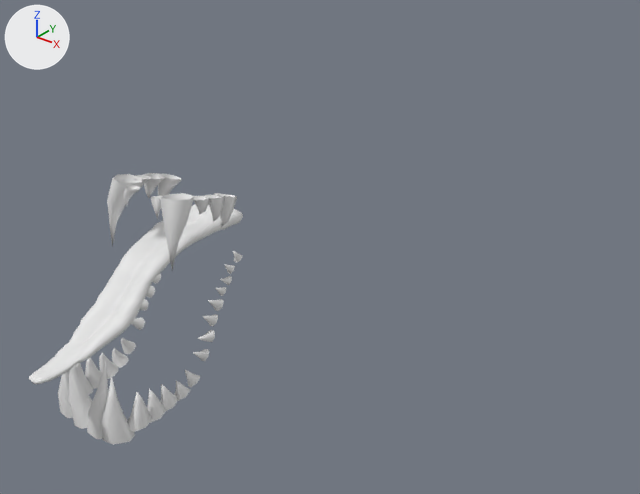
Before and after pictures for a commit that changed the FBX model Content/tartakanimated/tartakanimated.fbx.
One viewpoint serves both versions: a 50 mm lens placed at (54.5, -26.1, 25.7), pointed at (29.7, 4.8, 6.5). The axes (+X, +Y, +Z) are drawn at upper left. The lights are the same throughout.

The scene before the commit, as lines of its bpy script (objects in view):
```python
me_cube_045 = bpy.data.meshes.new('Cube.045')
me_cube_045.from_pydata(...)  # 3528 vertices, 3486 faces; spans x 22.47..27.75, y -9.19..2.82, z -0.18..10.64
ob_cube_048 = bpy.data.objects.new('Cube.048', me_cube_045)
ob_cube_048.location = (0.0, 0.0, 0.0)
```
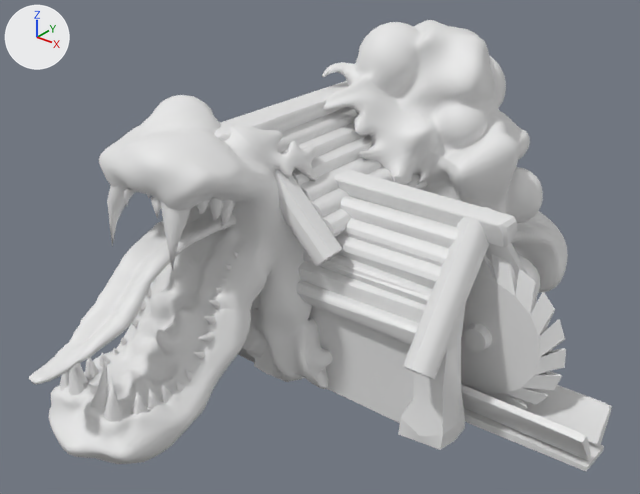
Changed parts and their boxes (x1, y1, x2, y2) in the pictures (640 x 494 px):
'mieskoremeshed.003', added
    after: (49, 20, 568, 464)
'Cube_050.002', added
    after: (214, 81, 612, 471)

The change, as a list of edits to the scene's bpy script:
```text
Add mat_material_022:
    mat_material_022 = principled_material('Material.022')
    mat_material_022.base_color = (0.8, 0.8, 0.8)  # white #e7e7e7
Add mat_material_033:
    mat_material_033 = principled_material('Material.033')
    mat_material_033.base_color = (0.8, 0.8, 0.8)  # white #e7e7e7
    mat_material_033.roughness = 0.532
Add me_cube_050_001:
    me_cube_050_001.from_pydata(...)  # 1272 vertices, 2364 faces; spans x 20.7..43.9, y 1.4..20.2, z -1.5..12.4
    me_cube_050_001.materials.append(mat_material_022)  # white #e7e7e7
Add me_mieskoremeshed_002:
    me_mieskoremeshed_002.from_pydata(...)  # 10852 vertices, 10854 faces; spans x 21.0..36.6, y -8.3..23.5, z -2.1..15.7
    me_mieskoremeshed_002.materials.append(mat_material_033)  # white #e7e7e7
Add ob_cube_050_002:
    ob_cube_050_002 = bpy.data.objects.new('Cube_050.002', me_cube_050_001)
    ob_cube_050_002.location = (0.0, 0.0, 0.0)
Add ob_mieskoremeshed_003:
    ob_mieskoremeshed_003 = bpy.data.objects.new('mieskoremeshed.003', me_mieskoremeshed_002)
    ob_mieskoremeshed_003.location = (0.0, 0.0, 0.0)
```
